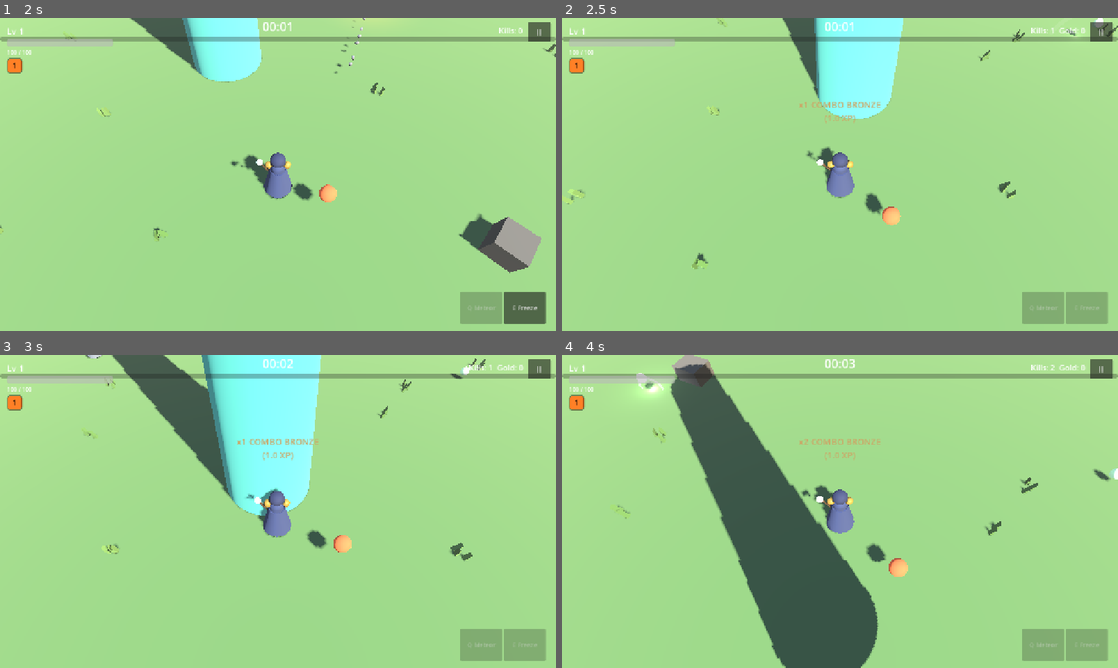
Above: before the commit, frames 1-4 (two rows, left to right).
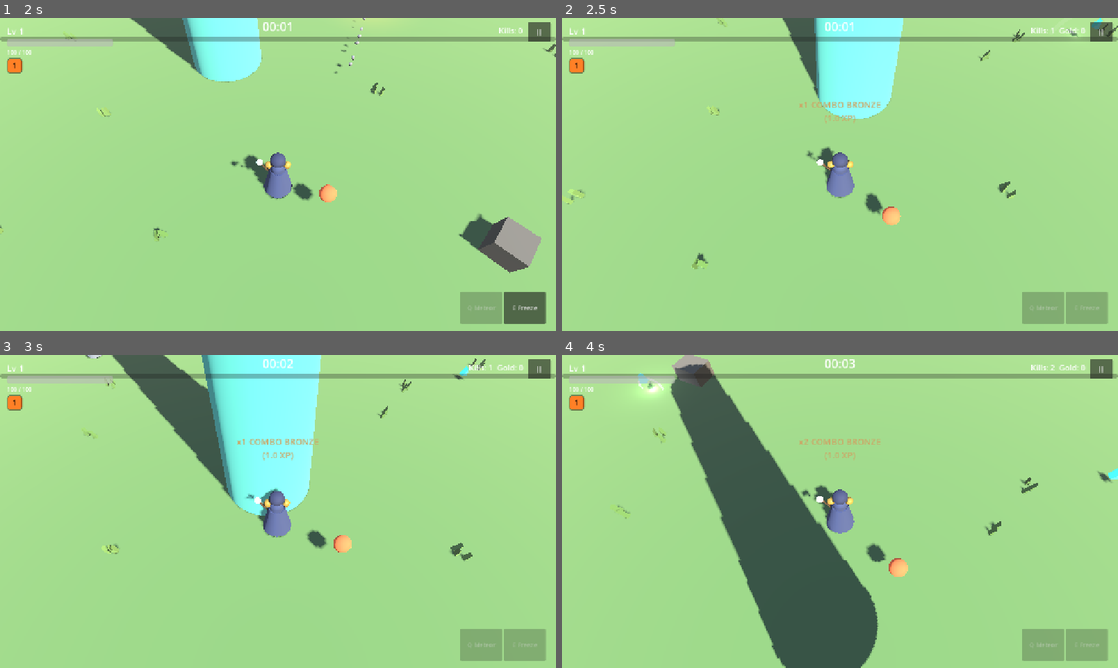
Above: after the commit, the same moments.

Repository: mohsen-niksirat/Horde_Survival_3D
Game: Godot game, scene res://scenes/bootstrap/Boot.tscn
Two runs of this game, one before a commit and one after it. Both use one fixed random seed, a clock stepped at 60 frames per second and the inputs below.
Inputs (mouse positions are in pixels of both pictures, inside the frame that each line leads up to):
- Up to frame 1 (2 s): click "PLAY" at 0.5 s; tap Enter at 1.25 s; move the mouse to (305, 174) at 1.27 s; hold W (move_up) from 1.28 s (still down); tap Q (ability_1) at 1.35 s
- Up to frame 2 (2.5 s): keep holding W (move_up); move the mouse to (812, 174) at 2.02 s; tap E (ability_2) at 2.1 s
- Up to frame 3 (3 s): keep holding W (move_up); move the mouse to (289, 505) at 2.77 s; tap Space (dash) at 2.85 s
- Up to frame 4 (4 s): keep holding W (move_up); move the mouse to (834, 517) at 3.52 s; tap Q (ability_1) at 3.6 s

Frame 1 is identical in both runs. In frame 2, less than 0.1% of the frame differs, in the area x 90-98%, y 0-6%; in frame 3, less than 0.1%; in frame 4, 0.2%, in the area x 13-100%, y 5-41%.

Commit message:
fix: playtest round 3 — unique XP shards, bat speed tune, touch ability buttons
- XP orbs redesigned: cyan glowing crystal shards (prism, high emission)
  — visually distinct from enemies
- Swarm Bat move speed 7.0 -> 5.2 (early-horde wall softened; still
  pressure via count)
- Mobile ability buttons (Meteor/Freeze) now EXECUTE on tap with
  cooldown enforcement — previously keyboard-only
Remaining (next session): heart drops, rock colliders/beacon purpose

Diff:
--- a/data/enemies/swarm_bat.tres
+++ b/data/enemies/swarm_bat.tres
@@ -10,7 +10,7 @@
 scale = 0.5
 max_hp = 5.0
 damage = 3.0
-move_speed = 7.0
+move_speed = 5.2
 armor = 0.0
 movement_type = "wobble"
 attack_range = 1.2
--- a/scenes/pickups/XpOrb.tscn
+++ b/scenes/pickups/XpOrb.tscn
@@ -5,15 +5,15 @@
 [sub_resource type="SphereShape3D" id="shape"]
 radius=0.35
 
-[sub_resource type="SphereMesh" id="mesh"]
-radius=0.22
-height=0.44
+[sub_resource type="PrismMesh" id="mesh"]
+left_to_right=0.5
+size=Vector3(0.3, 0.42, 0.3)
 
 [sub_resource type="StandardMaterial3D" id="mat"]
-albedo_color=Color(0.666667, 0.901961, 0.729412, 1)
+albedo_color=Color(0.2, 1, 0.95, 1)
 emission_enabled=true
-emission=Color(0.666667, 0.901961, 0.729412, 1)
-emission_energy_multiplier=0.9
+emission=Color(0.1, 0.95, 0.9, 1)
+emission_energy_multiplier=2.2
 
 [sub_resource type="BoxShape3D" id="pickup_shape"]
 size=Vector3(1.0, 1.0, 1.0)
--- a/scenes/ui/hud.gd
+++ b/scenes/ui/hud.gd
@@ -78,6 +78,17 @@
 	_ability_controller = controller
 	ability1_button.text = "Q Meteor"
 	ability2_button.text = "E Freeze"
+	# V-fix: touch ability buttons actually execute on mobile
+	ability1_button.pressed.connect(func():
+		var ac: Node = _ability_controller
+		if ac != null and ac.get_cooldown_ratio("meteor_strike") == 0.0:
+			ac._execute(ac.abilities[0]["data"])
+			ac.abilities[0]["cooldown_left"] = ac.abilities[0]["data"].cooldown)
+	ability2_button.pressed.connect(func():
+		var ac: Node = _ability_controller
+		if ac != null and ac.get_cooldown_ratio("time_freeze") == 0.0:
+			ac._execute(ac.abilities[1]["data"])
+			ac.abilities[1]["cooldown_left"] = ac.abilities[1]["data"].cooldown)
 
 func _process(delta: float) -> void:
 	timer_label.text = RunManager.get_time_string()
